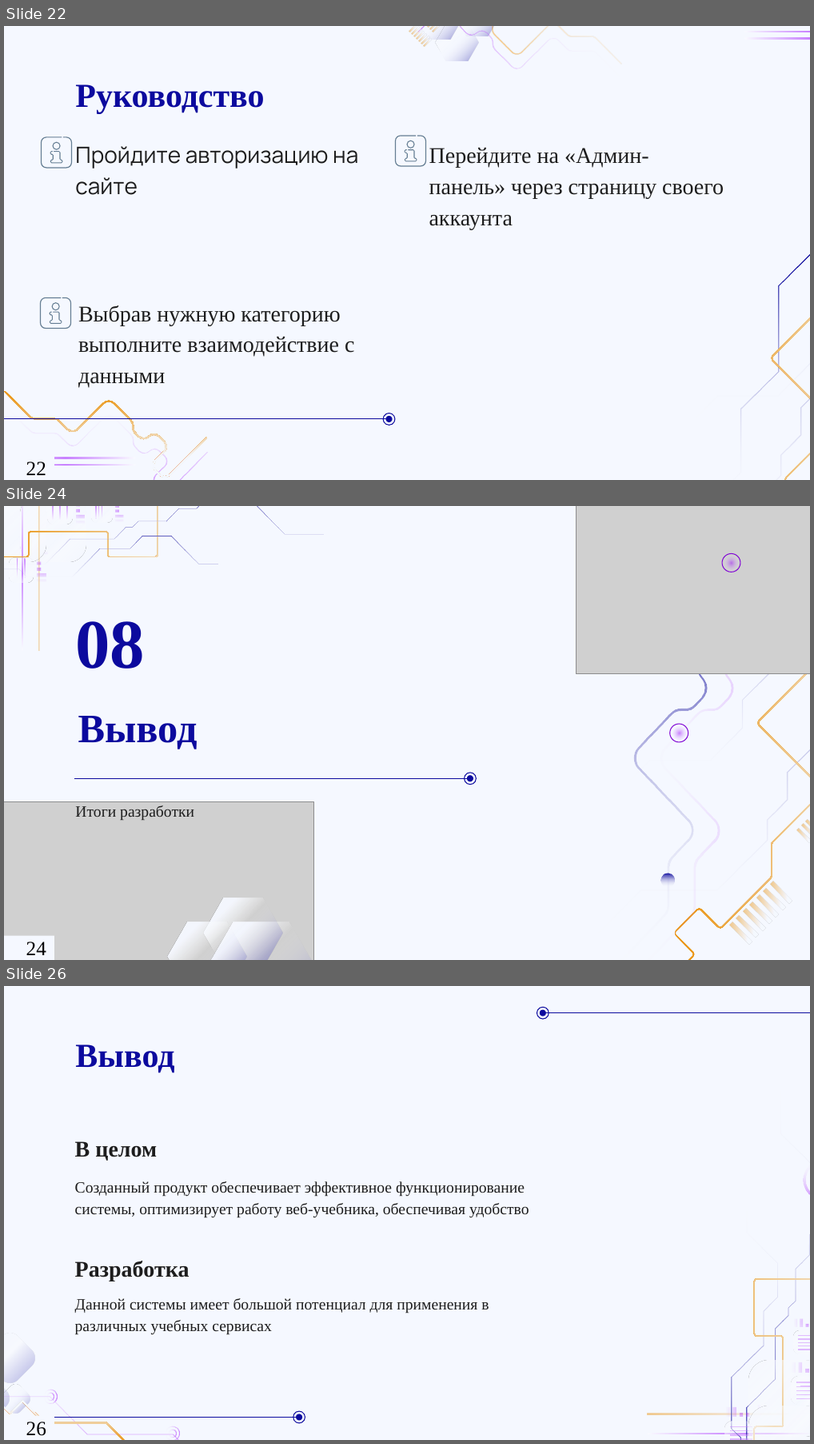
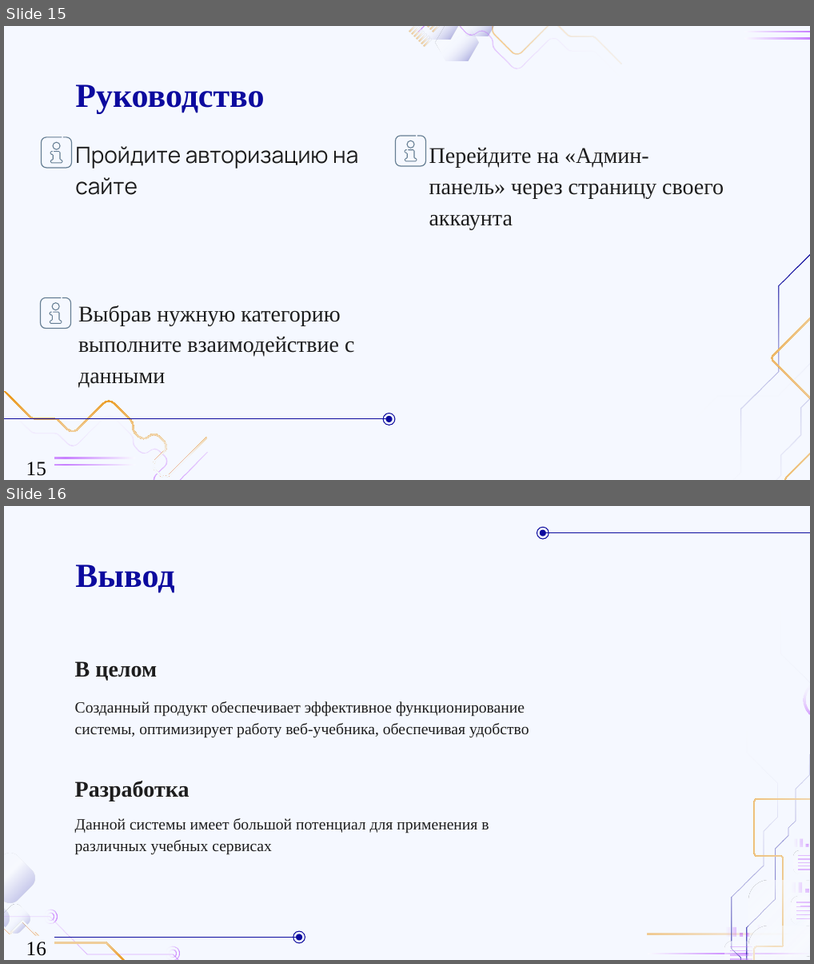
Before and after one commit to ahkaz-dev/jsHelper, a slide deck: Презентация.pptx. Shown one above the other, each under a label of ours: slides 22, 24 and 26 before the commit, slides 15 and 16 after it; the slides between them are not shown. The pictures are 814x1444 and 814x964 pixels, drawn with LibreOffice and Linux fonts; fonts in the diff are those of the drawing; grey boxes stand for pictures; background and template pictures are left out. Boxes give left, top, right and bottom in pixels: in the first picture for what was removed or moved away, otherwise in the second. Text is boxed around its words. In the diff, an @@ line names an element or a change of style, - is before the commit and + after.

```diff
--- a/Презентация.pptx
+++ b/Презентация.pptx
@@ slide 24 removed at (4, 506, 810, 960), background #F5F8FF @@
@@ group removed at (4, 506, 325, 721): 28 freeform shapes @@
@@ title removed at (75, 621, 145, 668) @@
-08
@@ title removed at (78, 716, 198, 749) @@
-Вывод
@@ line removed from (74, 779) to (468, 779) @@
@@ ellipse removed at (465, 772, 477, 784) @@
@@ ellipse removed at (467, 776, 474, 782) @@
@@ subtitle removed at (75, 805, 194, 820) @@
-Итоги разработки
@@ group removed at (576, 506, 810, 960): 15 freeform shapes, 5 ellipses, 1 picture @@
@@ page number removed at (4, 935, 54, 959) @@
-24
@@ group removed at (4, 802, 317, 960): 3 freeform shapes, 1 picture @@
@@ what was slide 22 is now slide 15 @@
@@ page number at (26, 461, 46, 476): text changed @@
-22
+15
@@ what was slide 26 is now slide 16 @@
@@ page number at (26, 941, 46, 956): text changed @@
-26
+16
```
Also in this commit, not shown: 5 slides changed, 9 other slides removed.
